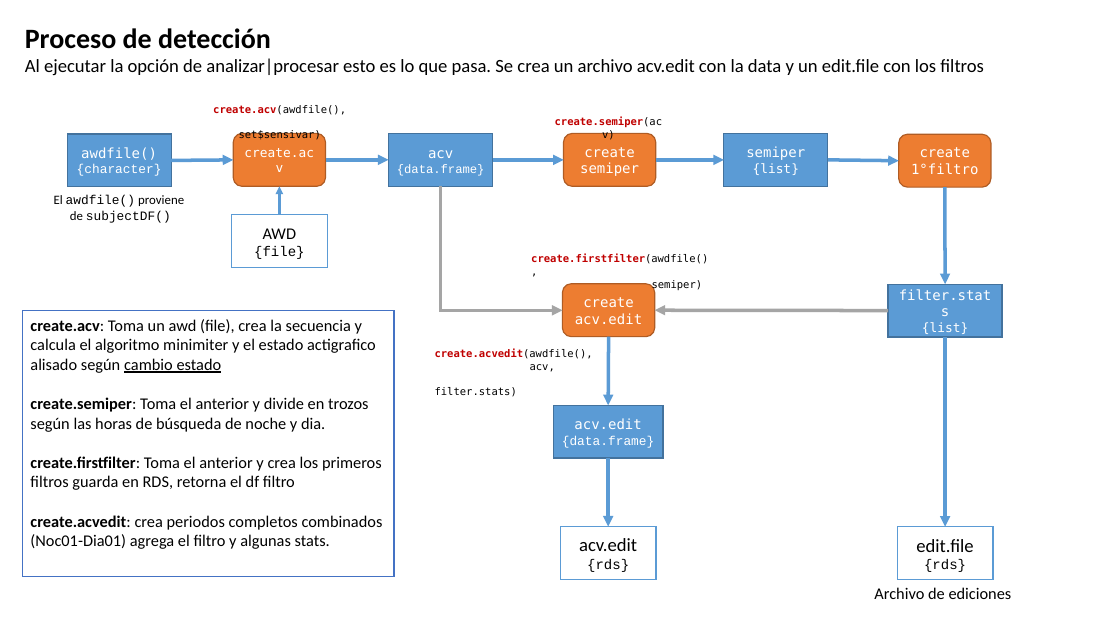
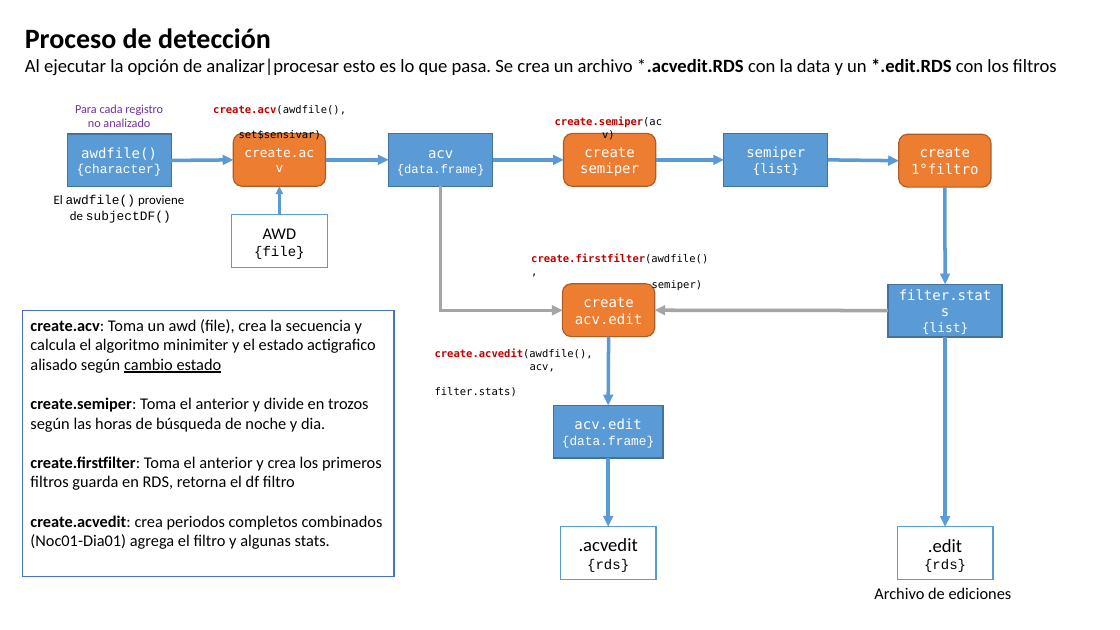
Before and after one commit to olitroski/Actigrafia, a slide deck: slide 2 of flujo edicion.pptx (slide 4 before the commit). Drawn at 1120x630 pixels with LibreOffice and Linux fonts; fonts in the diff are those of the drawing. Boxes give left, top, right and bottom in pixels: in the first picture for what was removed or moved away, otherwise in the second. Text is boxed around its words. In the diff, an @@ line names an element or a change of style, - is before the commit and + after.

```diff
--- a/flujo edicion.pptx
+++ b/flujo edicion.pptx
@@ text at (25,58,1057,75): text changed @@
-Al ejecutar la opción de analizar|procesar esto es lo que pasa. Se crea un archivo acv.edit con la data y un edit.file con los filtros
+Al ejecutar la opción de analizar|procesar esto es lo que pasa. Se crea un archivo *.acvedit.RDS con la data y un *.edit.RDS con los filtros
@@ text added at (75,104,163,127), 10.5 pt, text #7030A0 @@
+Para cada registro
+no analizado
@@ text in rectangle at (579,538,638,551): text changed @@
-acv.edit
+.acvedit
@@ text in rectangle at (928,539,962,552): text changed @@
-edit.file
+.edit
```
Also in this commit, not shown: 3 other slides changed, 3 slides removed, 18 other files.
